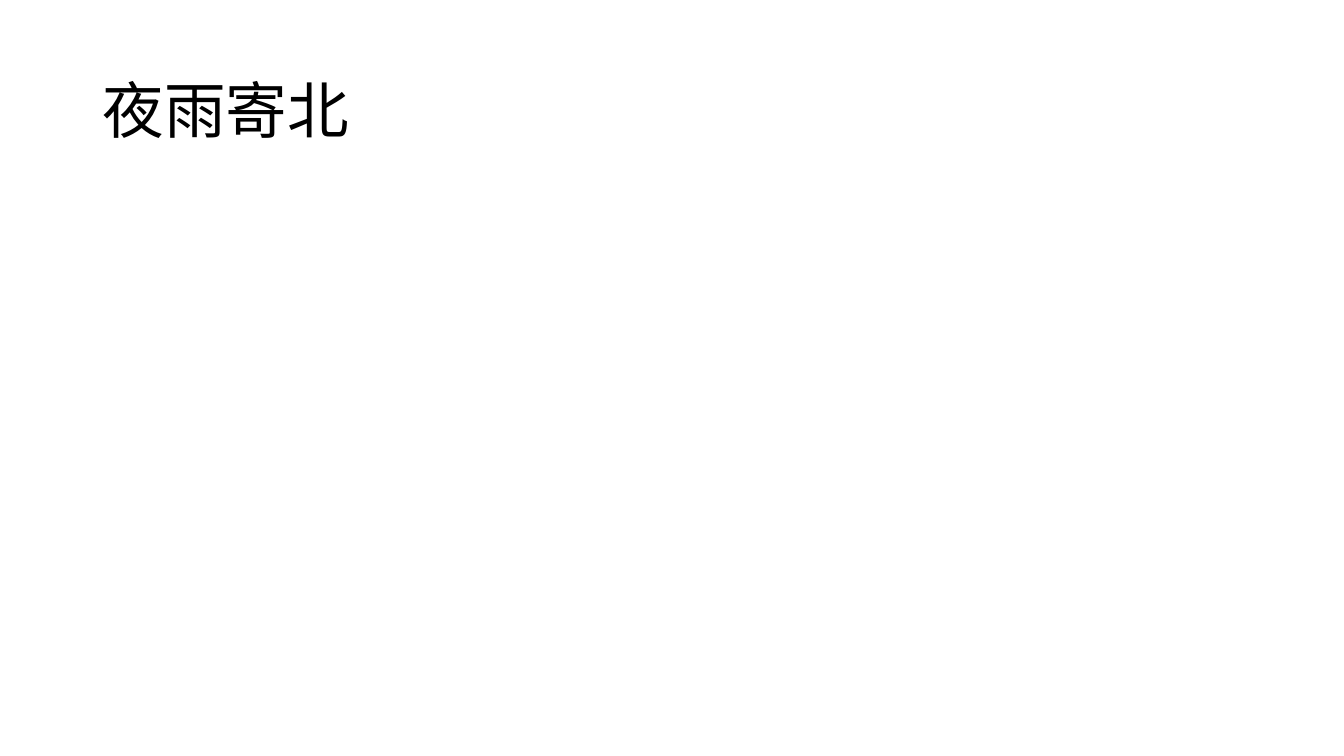
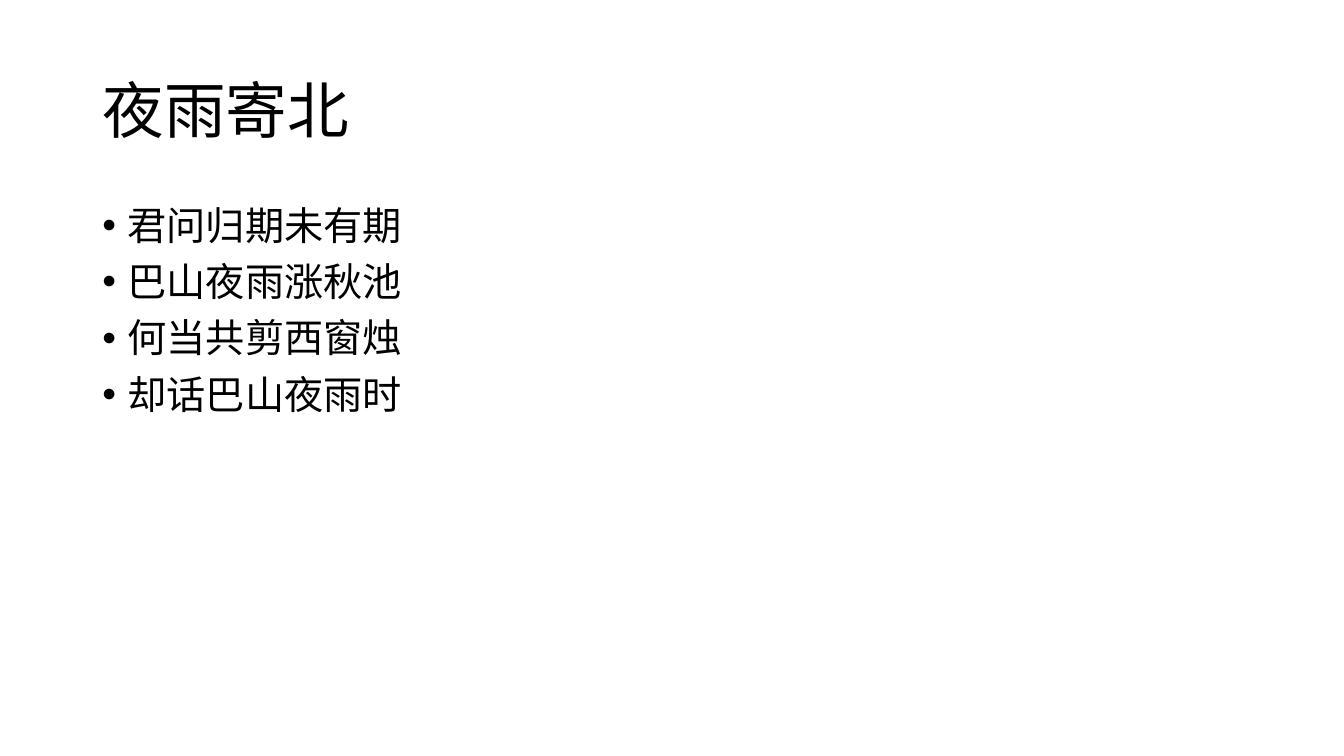
Before and after one commit to ChuckTest/ppt-test, a slide deck: slide 4 of Exercise1.pptx. Drawn at 1344x756 pixels with LibreOffice and Linux fonts; fonts in the diff are those of the drawing. Boxes give left, top, right and bottom in pixels: in the first picture for what was removed or moved away, otherwise in the second. Text is boxed around its words. In the diff, an @@ line names an element or a change of style, - is before the commit and + after.

```diff
--- a/Exercise1.pptx
+++ b/Exercise1.pptx
@@ text added at [128,207,402,412], 28 pt, text #000000 @@
+• 君问归期未有期
+• 巴山夜雨涨秋池
+• 何当共剪西窗烛
+• 却话巴山夜雨时
```
Also in this commit, not shown: 1 other slide changed, 1 slide added, 1 slide removed.
